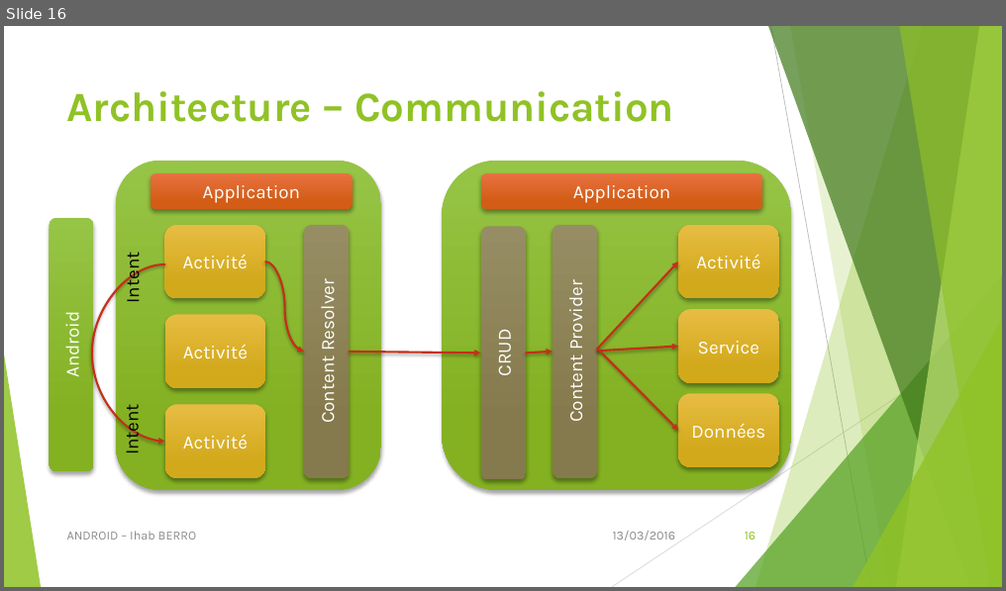
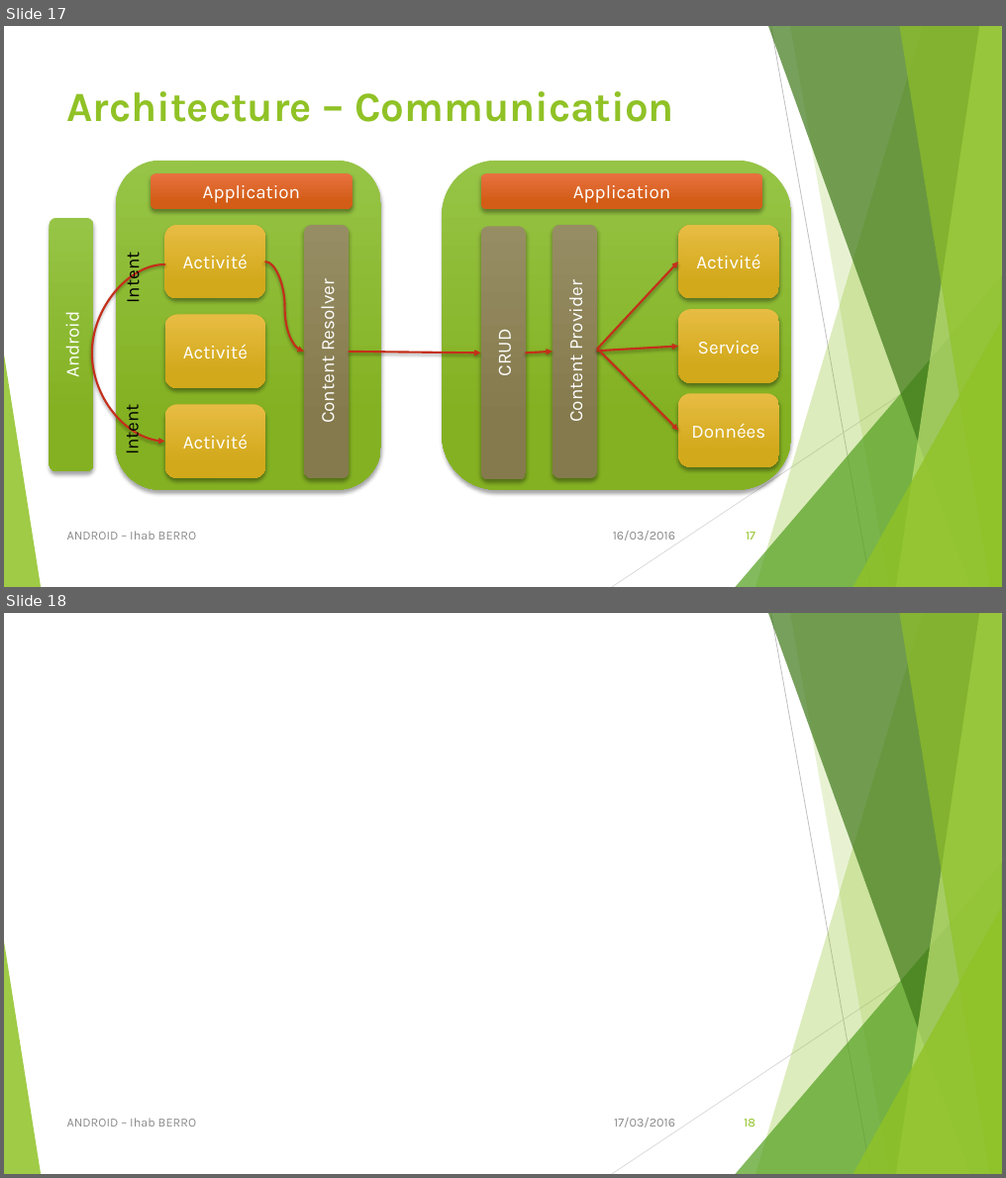
Before and after one commit to iberro/SMB214, a slide deck: Android.pptx. Shown one above the other, each under a label of ours: slide 16 before the commit, slides 17 and 18 after it. The pictures are 1006x591 and 1006x1178 pixels, drawn with LibreOffice and Linux fonts; fonts in the diff are those of the drawing. Boxes give left, top, right and bottom in pixels: in the first picture for what was removed or moved away, otherwise in the second. Text is boxed around its words. In the diff, an @@ line names an element or a change of style, - is before the commit and + after.

```diff
--- a/Android.pptx
+++ b/Android.pptx
@@ slide 18 added at bbox=[4, 613, 1002, 1174], background #FFFFFF; not listed: 10 template elements that a slide beside it also shows @@
@@ text added at bbox=[67, 1118, 196, 1127], 12 pt, text #8C8C8C @@
+ANDROID – Ihab BERRO
@@ text added at bbox=[614, 1118, 675, 1128], 12 pt, text #8C8C8C @@
+17/03/2016
@@ page number added at bbox=[744, 1119, 755, 1127], 12 pt, text #90C226 @@
+18
@@ what was slide 16 is now slide 17 @@
@@ slide 17 changed as well @@
@@ text at bbox=[613, 531, 675, 541]: text changed @@
-13/03/2016
+16/03/2016
@@ page number at bbox=[746, 532, 755, 540]: text changed @@
-16
+17
```
Also in this commit, not shown: 15 other slides changed, 2 other slides added.
